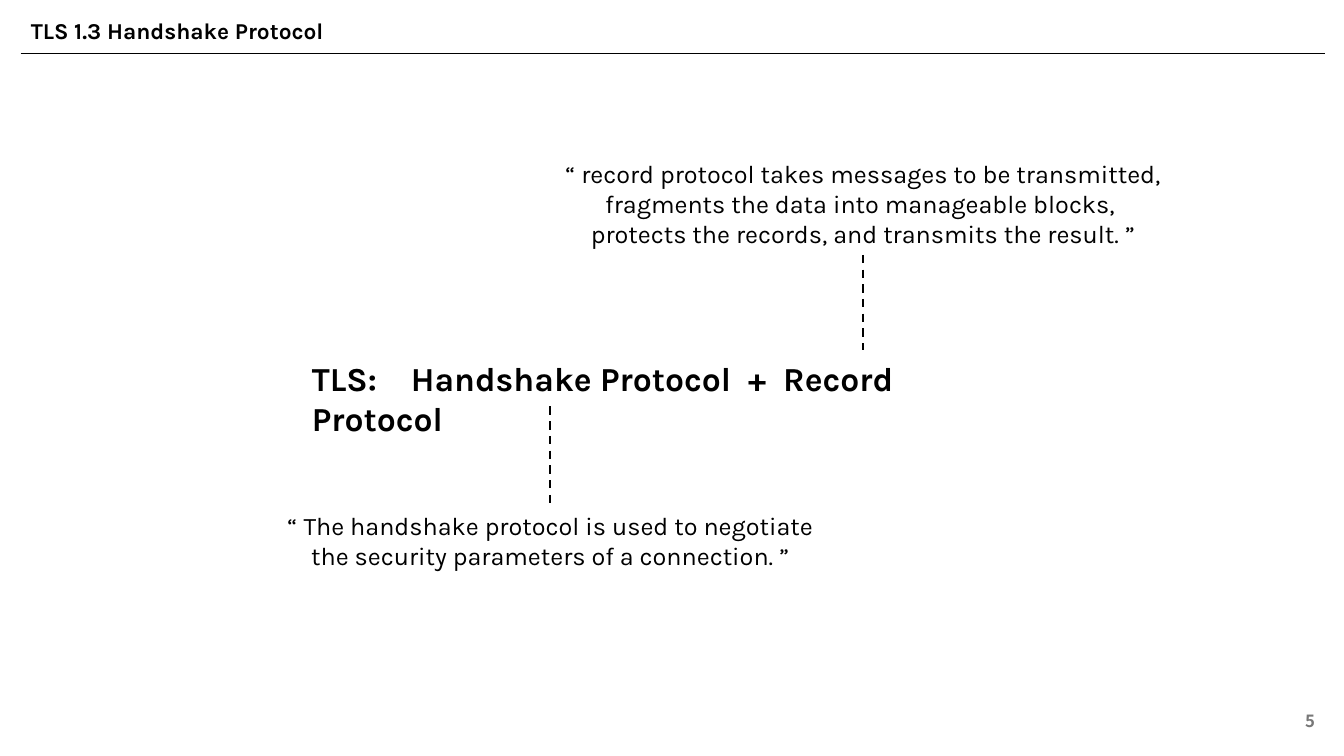
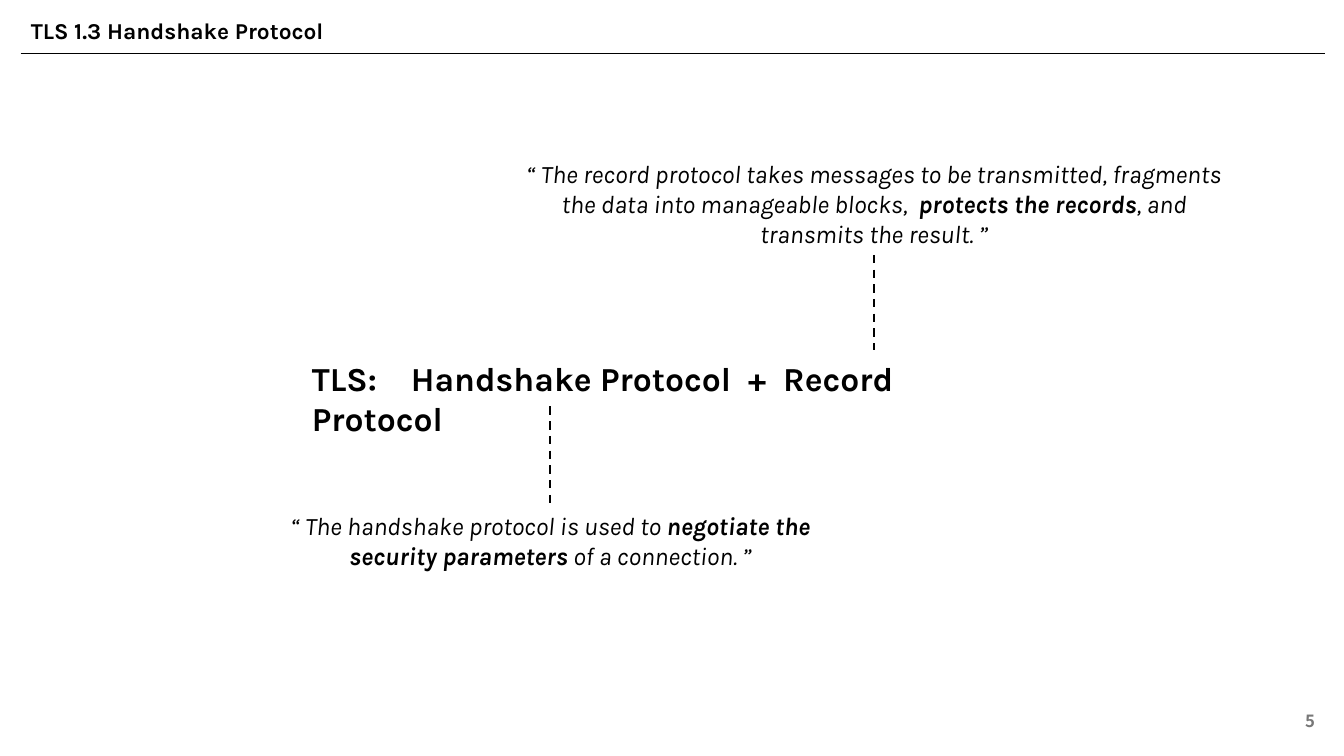
Before and after one commit to east-chord-0729/0-RTT-Security, a slide deck: slide 5 of 0-RTT-Security.pptx. Drawn at 1344x756 pixels with LibreOffice and Linux fonts; fonts in the diff are those of the drawing. Boxes give left, top, right and bottom in pixels: in the first picture for what was removed or moved away, otherwise in the second. Text is boxed around its words. In the diff, an @@ line names an element or a change of style, - is before the commit and + after.

```diff
--- a/0-RTT-Security.pptx
+++ b/0-RTT-Security.pptx
@@ text at <box>541,165,1221,244</box>: text changed; italic on @@
-“ record protocol takes messages to be transmitted, fragments the data into manageable blocks, protects the records, and transmits the result. ”
+“ The record protocol takes messages to be transmitted, fragments the data into manageable blocks, protects the records, and transmits the result. ”
@@ line moved from (863, 255) - (863, 350) to (874, 255) - (874, 350) @@
@@ text "“ The handshake protocol is ..." at <box>305,517,810,572</box>: bold on in "negotiate the security parameters"; italic on @@
```
Also in this commit, not shown: 7 other slides changed, 4 slides added, 1 slide removed, 1 other file.
